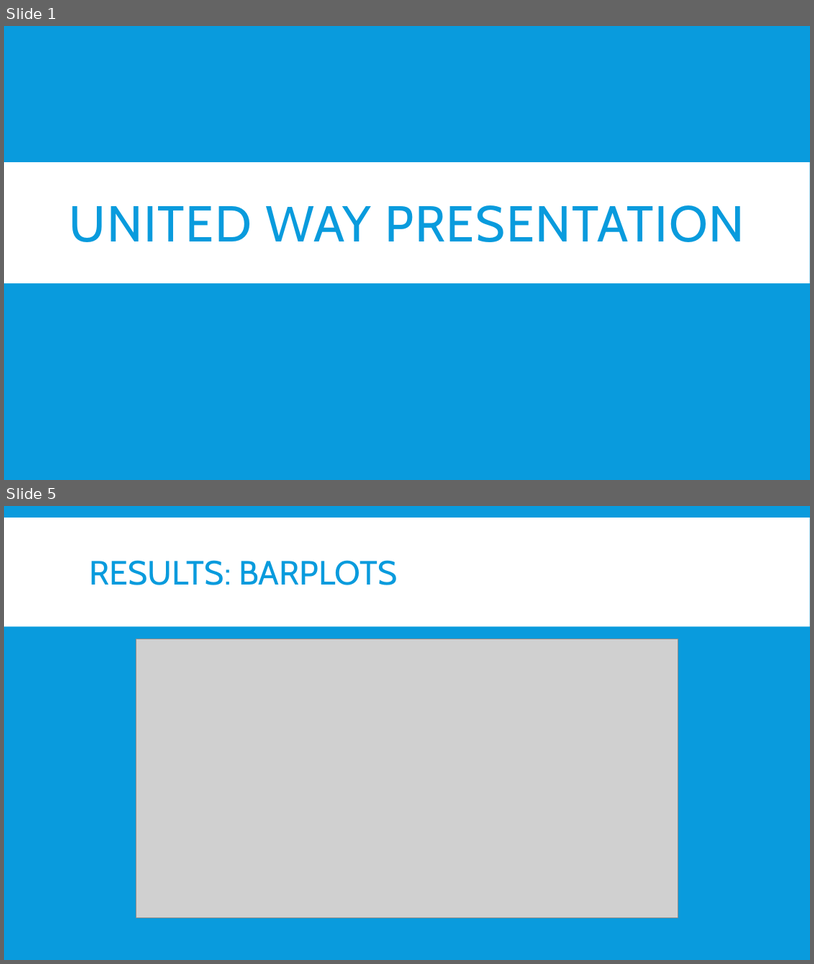
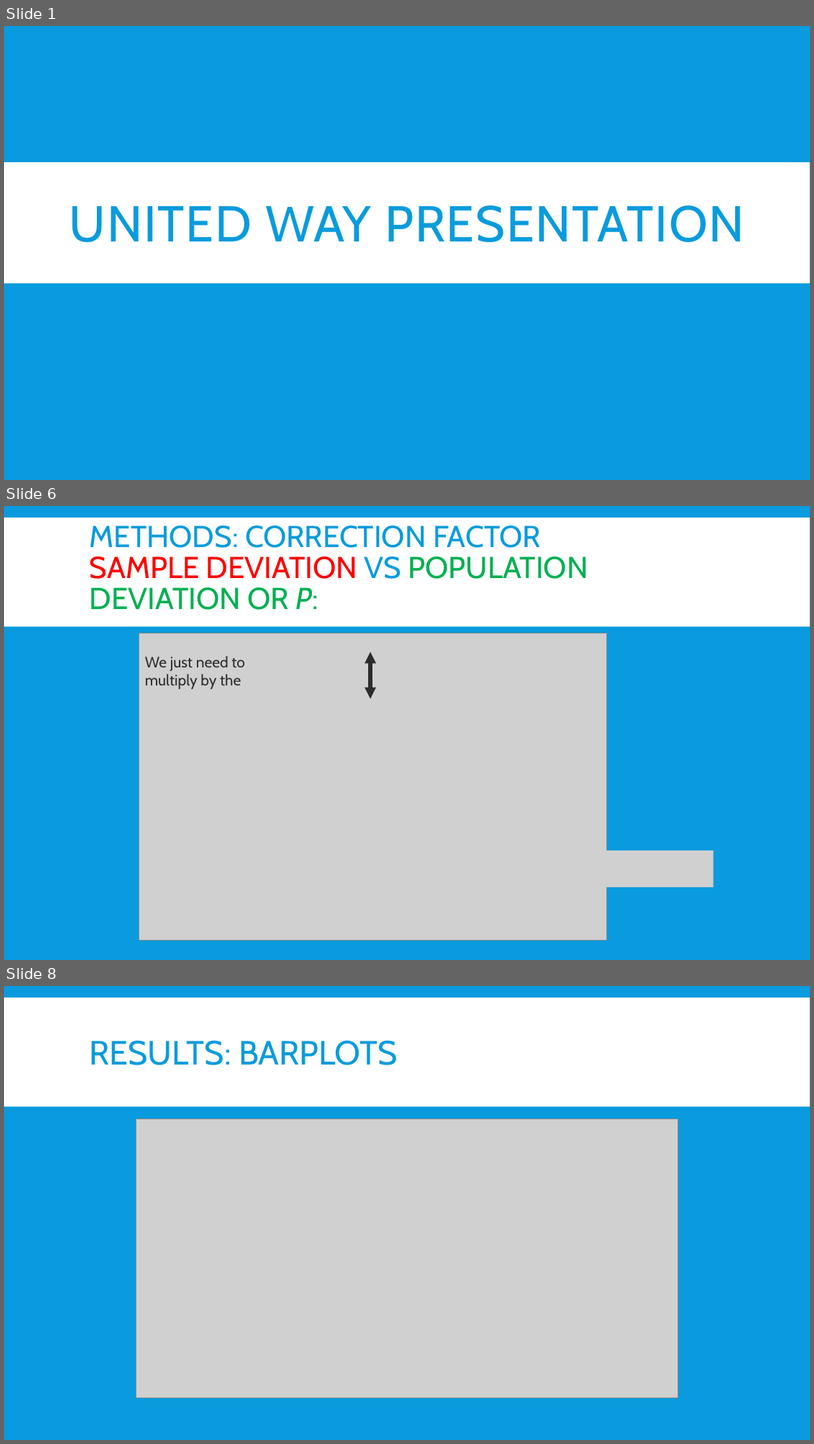
Before and after one commit to mlane3/unitedway, a slide deck: United Way.pptx. Shown one above the other, each under a label of ours: slides 1 and 5 before the commit, slides 1, 6 and 8 after it; the slides between them are not shown. The pictures are 814x964 and 814x1444 pixels, drawn with LibreOffice and Linux fonts; fonts in the diff are those of the drawing; grey boxes stand for pictures. Boxes give left, top, right and bottom in pixels: in the first picture for what was removed or moved away, otherwise in the second. Text is boxed around its words. In the diff, an @@ line names an element or a change of style, - is before the commit and + after.

```diff
--- a/United Way.pptx
+++ b/United Way.pptx
@@ slide 6 added at bbox=[4, 506, 810, 960], background #099BDD; not listed: 1 template element that a slide beside it also shows @@
@@ title added at bbox=[90, 525, 589, 610], 36 pt, text #099BDD @@
+METHODS: CORRECTION FACTOR
+SAMPLE DEVIATION VS POPULATION DEVIATION OR P:
@@ picture added at bbox=[139, 633, 607, 940] @@
@@ text added at bbox=[145, 656, 245, 689], 18 pt, text #2C2C2C @@
+We just need to multiply by the
@@ picture added at bbox=[293, 644, 344, 698] @@
@@ double arrow added from (370, 698) to (370, 651), #2C2C2C 4.5 pt @@
@@ picture added at bbox=[149, 692, 211, 753] @@
@@ picture added at bbox=[570, 850, 714, 887] @@
@@ picture added at bbox=[431, 860, 461, 878] @@
@@ picture added at bbox=[504, 860, 534, 878] @@
@@ what was slide 5 is now slide 8 @@
```
Also in this commit, not shown: 5 slides changed, 2 other slides added, 2 slides removed.
